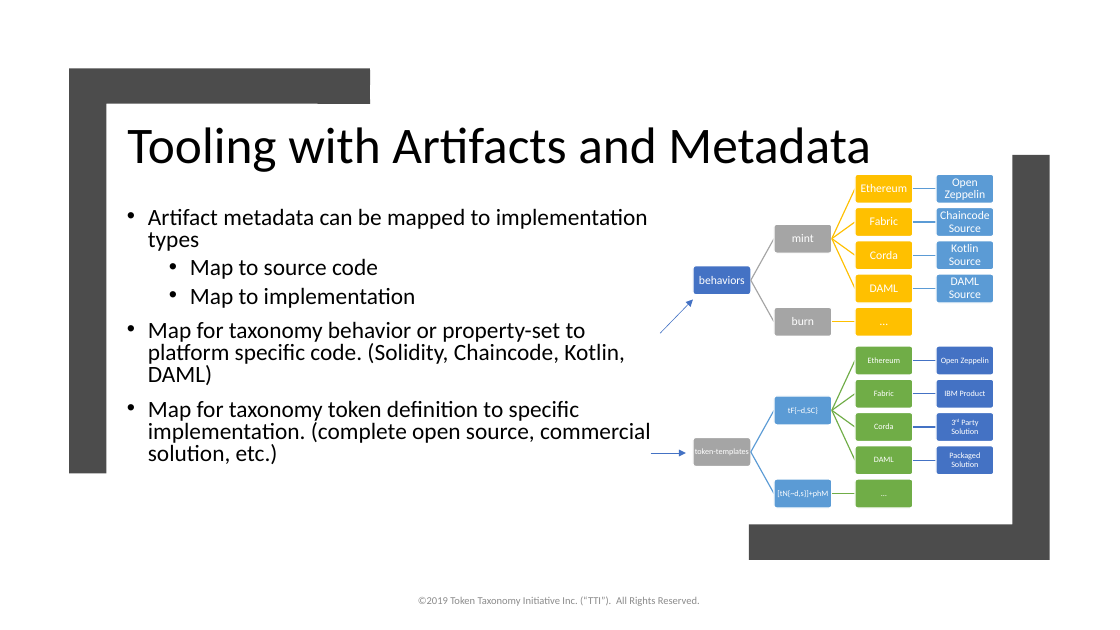
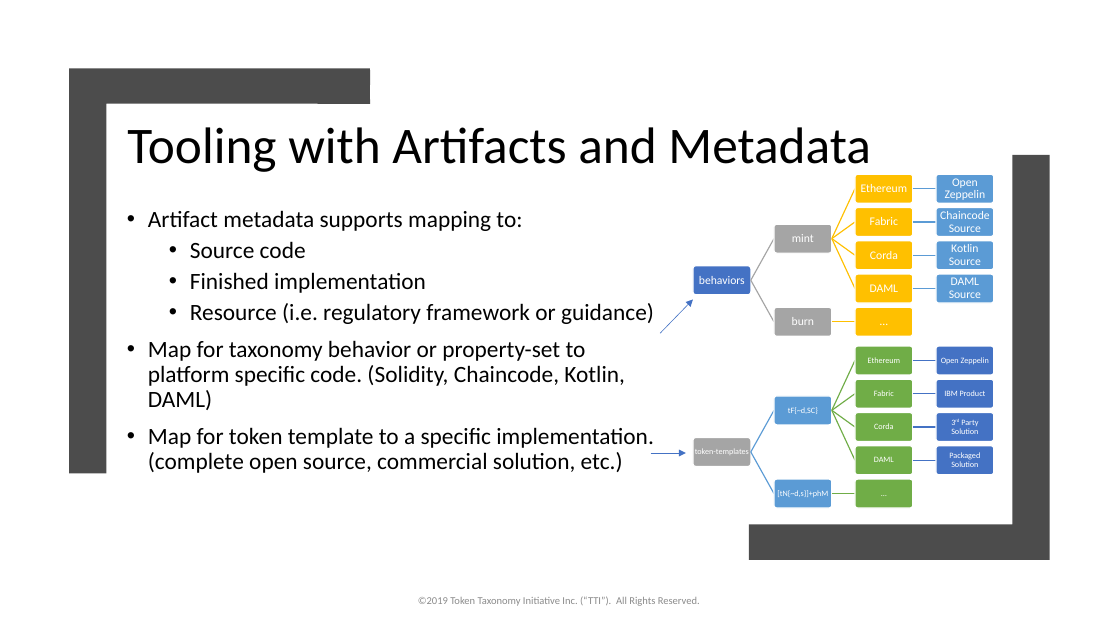
Before and after one commit to vipinsun/TokenTaxonomyFramework-pub, a slide deck: slide 20 of presentations/TTF-Presentation.pptx (slide 18 before the commit). Drawn at 1120x630 pixels with LibreOffice and Linux fonts; fonts in the diff are those of the drawing. Boxes give left, top, right and bottom in pixels: in the first picture for what was removed or moved away, otherwise in the second. Text is boxed around its words. In the diff, an @@ line names an element or a change of style, - is before the commit and + after.

```diff
--- a/presentations/TTF-Presentation.pptx
+++ b/presentations/TTF-Presentation.pptx
@@ text at (148, 210, 654, 324): text changed @@
-• Artifact metadata can be mapped to implementation types
-  • Map to source code
-  • Map to implementation
+• Artifact metadata supports mapping to:
+  • Source code
+  • Finished implementation
+  • Resource (i.e. regulatory framework or guidance)
@@ text at (148, 340, 625, 410): line spacing 0.8 to 0.9 @@
@@ text at (148, 427, 654, 473): text changed @@
-• Map for taxonomy token definition to specific implementation. (complete open source, commercial solution, etc.)
+• Map for token template to a specific implementation. (complete open source, commercial solution, etc.)
```
Also in this commit, not shown: 14 other slides changed, 5 slides added, 2 other files.
